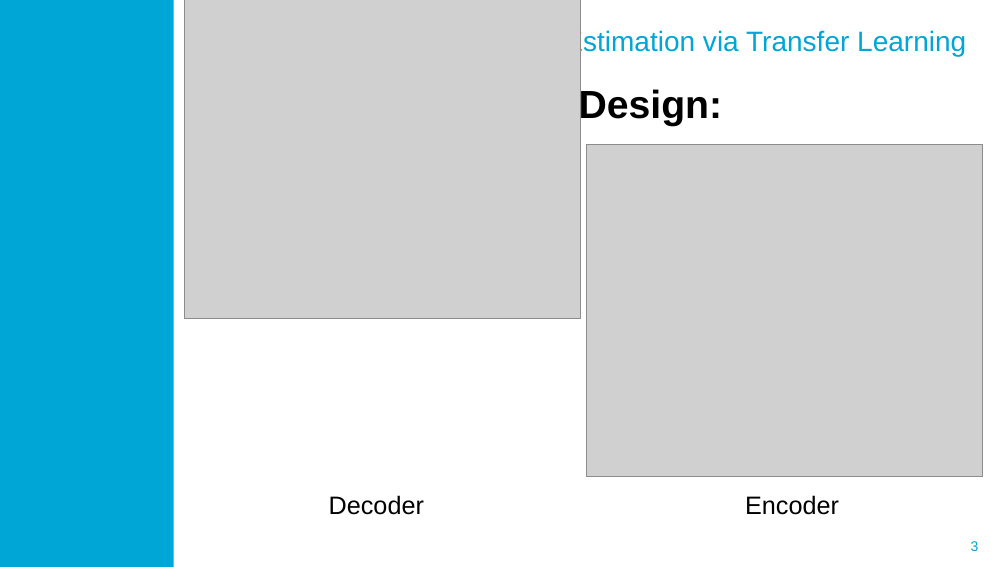
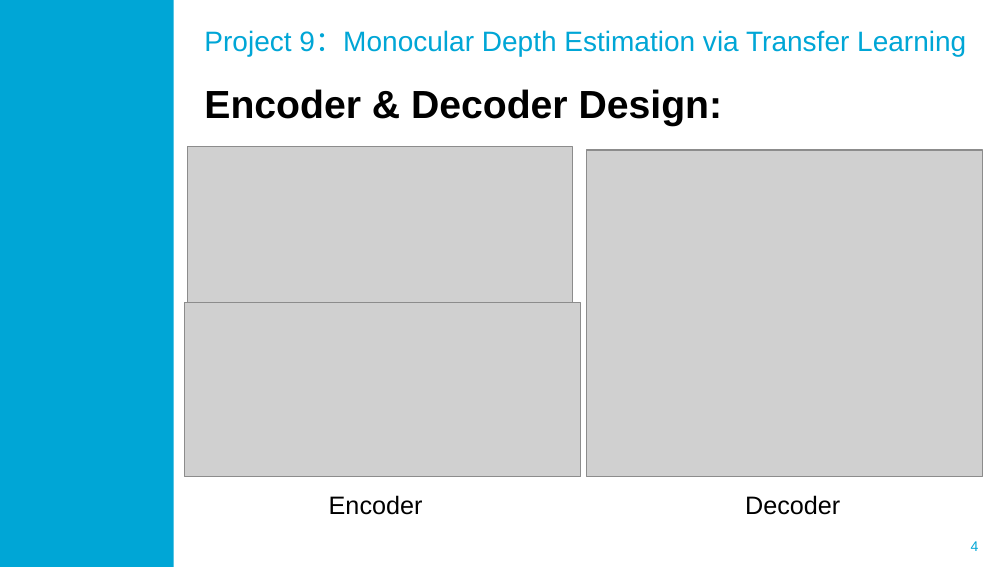
Before and after one commit to siyuanwu99/IEEE-RAS-slam-winter-school-project-9, a slide deck: slide 4 of Proj 9 Presentation.pptx (slide 3 before the commit). Drawn at 1008x567 pixels with LibreOffice and Linux fonts; fonts in the diff are those of the drawing; grey boxes stand for pictures; background and template pictures are left out. Boxes give left, top, right and bottom in pixels: in the first picture for what was removed or moved away, otherwise in the second. Text is boxed around its words. In the diff, an @@ line names an element or a change of style, - is before the commit and + after.

```diff
--- a/Proj 9 Presentation.pptx
+++ b/Proj 9 Presentation.pptx
@@ picture added at box(187, 146, 573, 302) @@
@@ picture: place and size @@
-picture at box(586, 145, 983, 477)
+picture at box(586, 150, 983, 477)
@@ picture: place and size @@
-picture at box(184, 0, 582, 319)
+picture at box(184, 302, 582, 477)
@@ text at box(329, 495, 423, 515): text changed @@
-Decoder
+Encoder
@@ text at box(745, 495, 840, 515): text changed @@
-Encoder
+Decoder
@@ page number at box(971, 541, 979, 551): text changed @@
-3
+4
```
Also in this commit, not shown: 4 other slides changed, 1 slide added.
